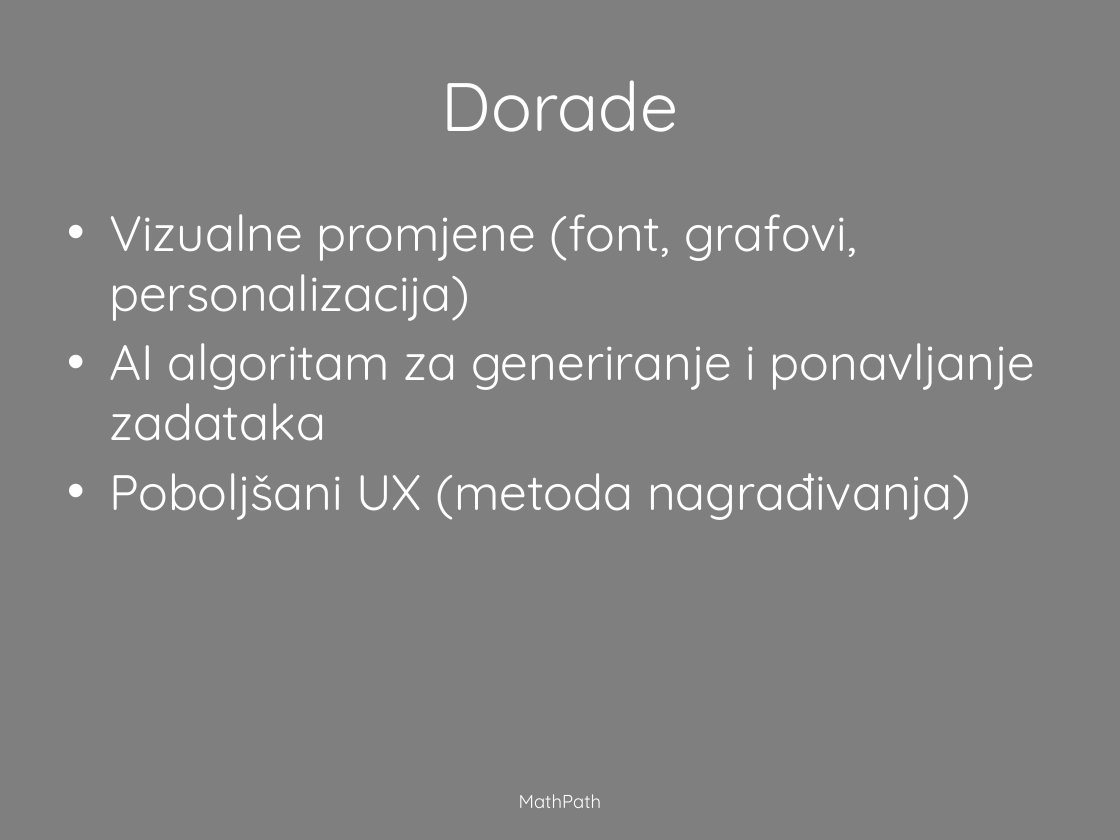
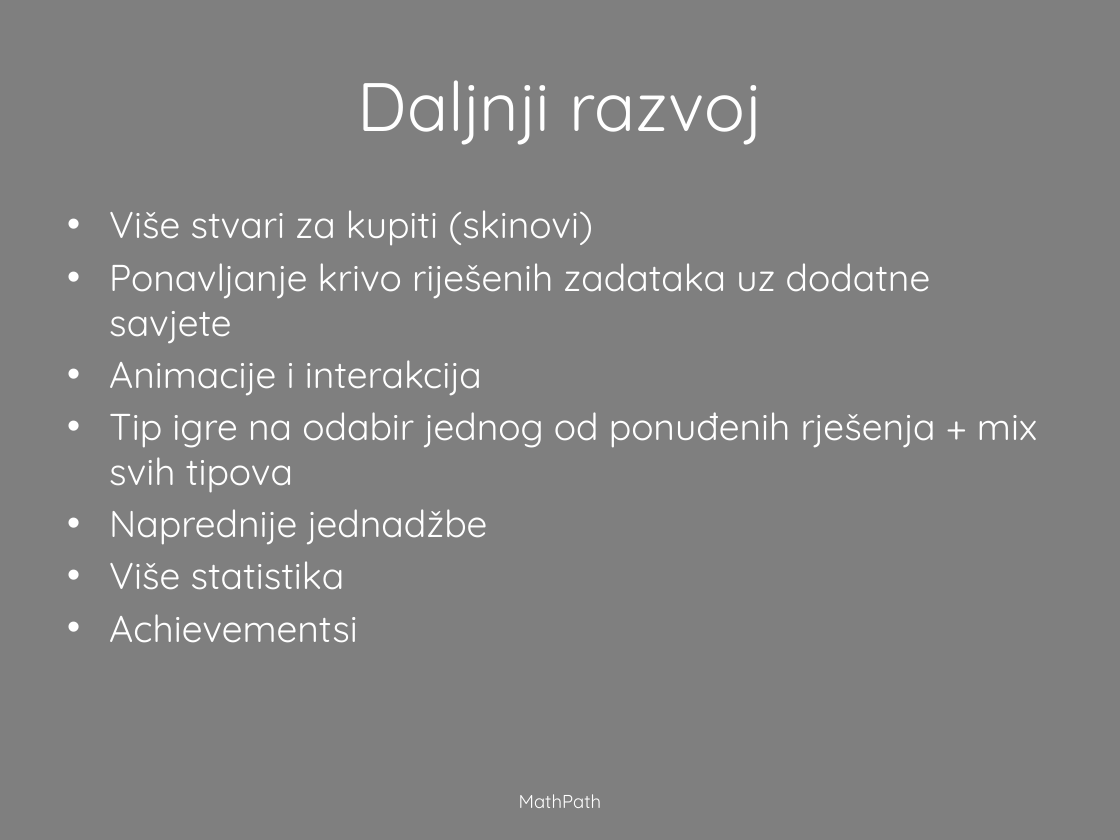
Before and after one commit to cromat/MathPath, a slide deck: slide 4 of MathPath.pptx. Drawn at 1120x840 pixels with LibreOffice and Linux fonts; fonts in the diff are those of the drawing. Boxes give left, top, right and bottom in pixels: in the first picture for what was removed or moved away, otherwise in the second. Text is boxed around its words. In the diff, an @@ line names an element or a change of style, - is before the commit and + after.

```diff
--- a/MathPath.pptx
+++ b/MathPath.pptx
@@ title at (x1=358, y1=80, x2=762, y2=145): text changed @@
-Dorade
+Daljnji razvoj
@@ text at (x1=109, y1=210, x2=1037, y2=643): text changed; size 32 to 24 pt @@
-• Vizualne promjene (font, grafovi, personalizacija)
-• AI algoritam za generiranje i ponavljanje zadataka
-• Poboljšani UX (metoda nagrađivanja)
+• Više stvari za kupiti (skinovi)
+• Ponavljanje krivo riješenih zadataka uz dodatne savjete
+• Animacije i interakcija
+• Tip igre na odabir jednog od ponuđenih rješenja + mix svih tipova
+• Naprednije jednadžbe
+• Više statistika
+• Achievementsi
```
Also in this commit, not shown: 2 other slides changed, 1 slide added, 1 slide removed, 27 other files.
